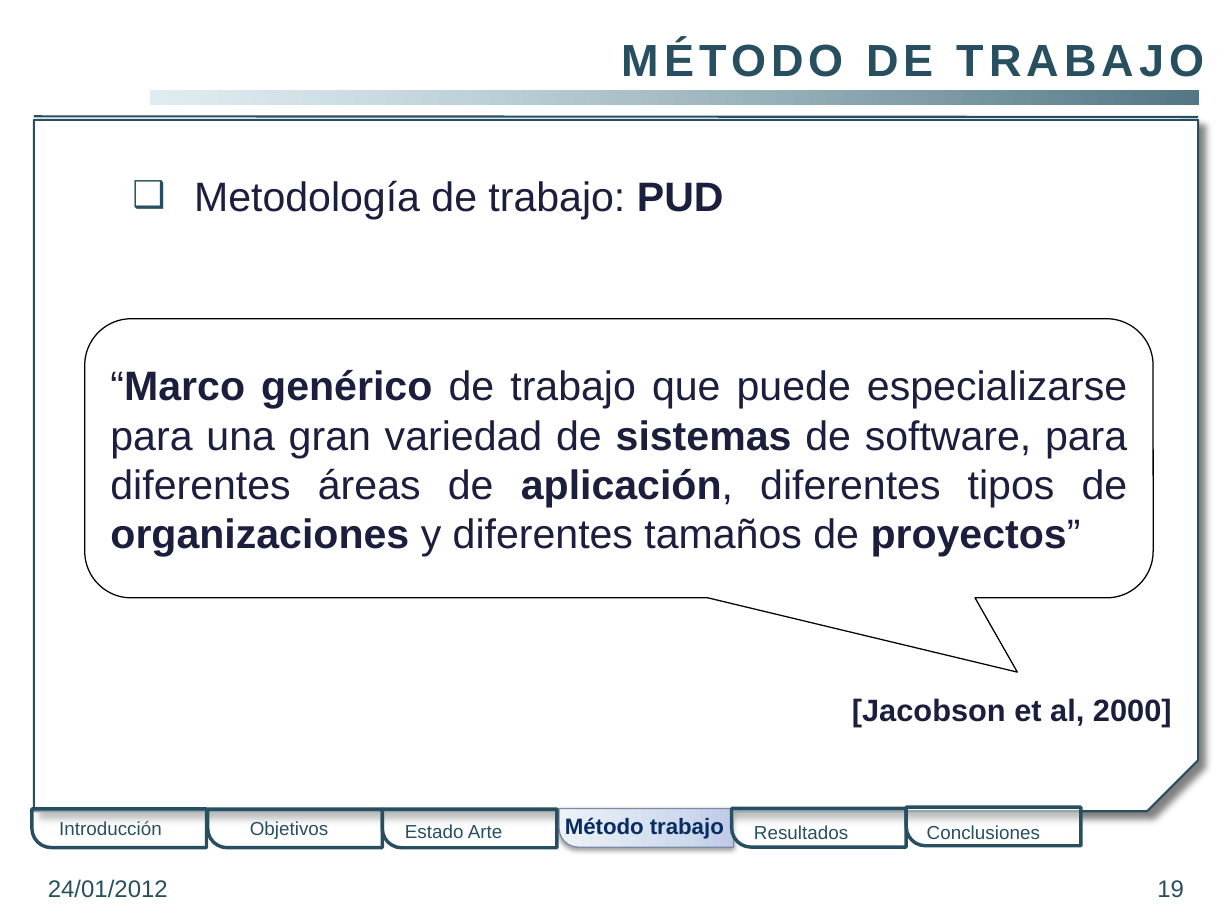
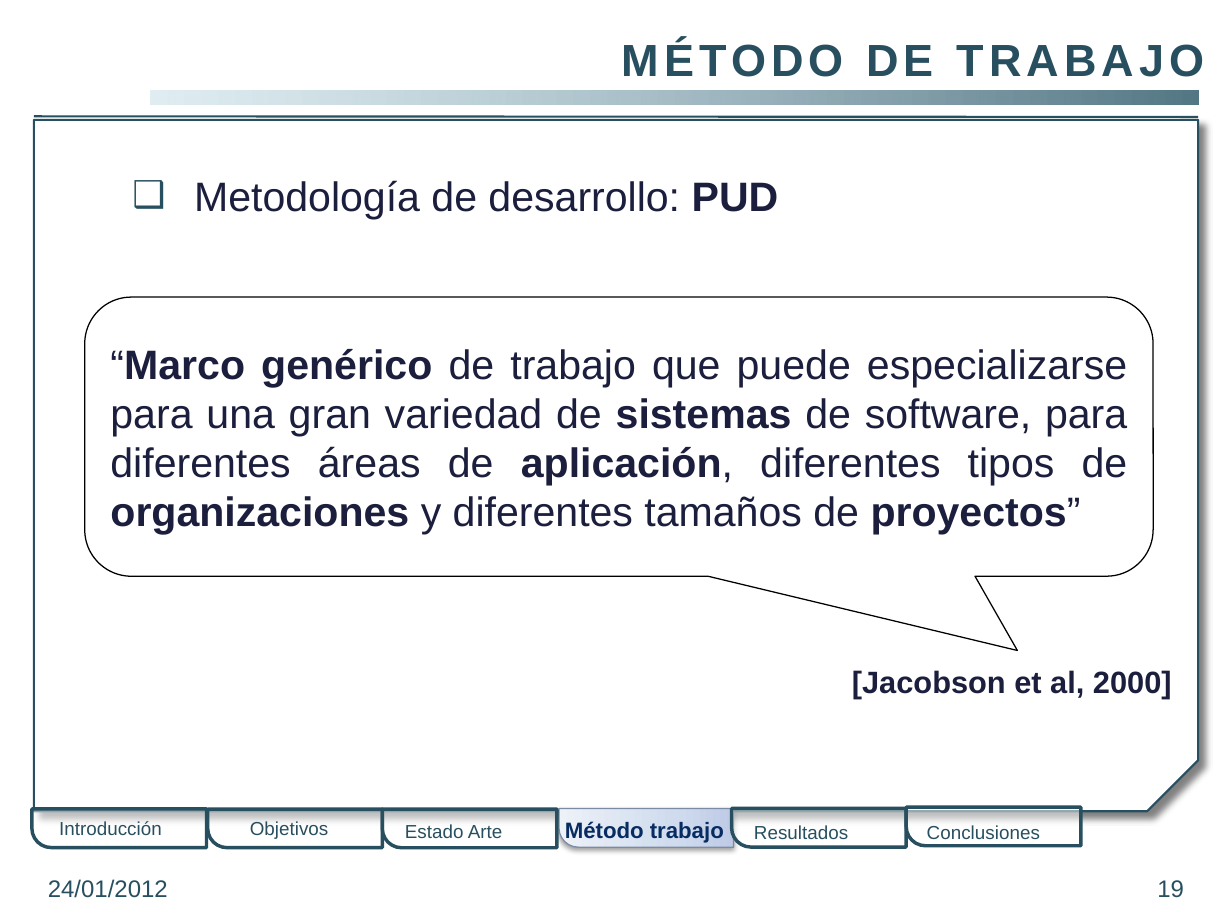
Before and after one commit to gangadhar001/repo-pfc, a slide deck: slide 19 of PFC/Presentacion/PresentacionPFC.pptx. Drawn at 1232x924 pixels with LibreOffice and Linux fonts; fonts in the diff are those of the drawing; background and template pictures are left out. Boxes give left, top, right and bottom in pixels: in the first picture for what was removed or moved away, otherwise in the second. Text is boxed around its words. In the diff, an @@ line names an element or a change of style, - is before the commit and + after.

```diff
--- a/PFC/Presentacion/PresentacionPFC.pptx
+++ b/PFC/Presentacion/PresentacionPFC.pptx
@@ text at (x1=194, y1=180, x2=779, y2=219): text changed @@
-❑ Metodología de trabajo: PUD
+❑ Metodología de desarrollo: PUD
@@ rounded speech box "“Marco genérico de trabajo que ..." moved from (x1=85, y1=319, x2=1153, y2=599) to (x1=85, y1=297, x2=1153, y2=577) @@
@@ text "[Jacobson et al, 2000]" moved from (x1=852, y1=698, x2=1172, y2=727) to (x1=852, y1=670, x2=1172, y2=699) @@
@@ text "Método trabajo" moved from (x1=565, y1=817, x2=724, y2=839) to (x1=565, y1=821, x2=724, y2=843) @@
```
Also in this commit, not shown: 7 other slides changed, 4 slides added.
